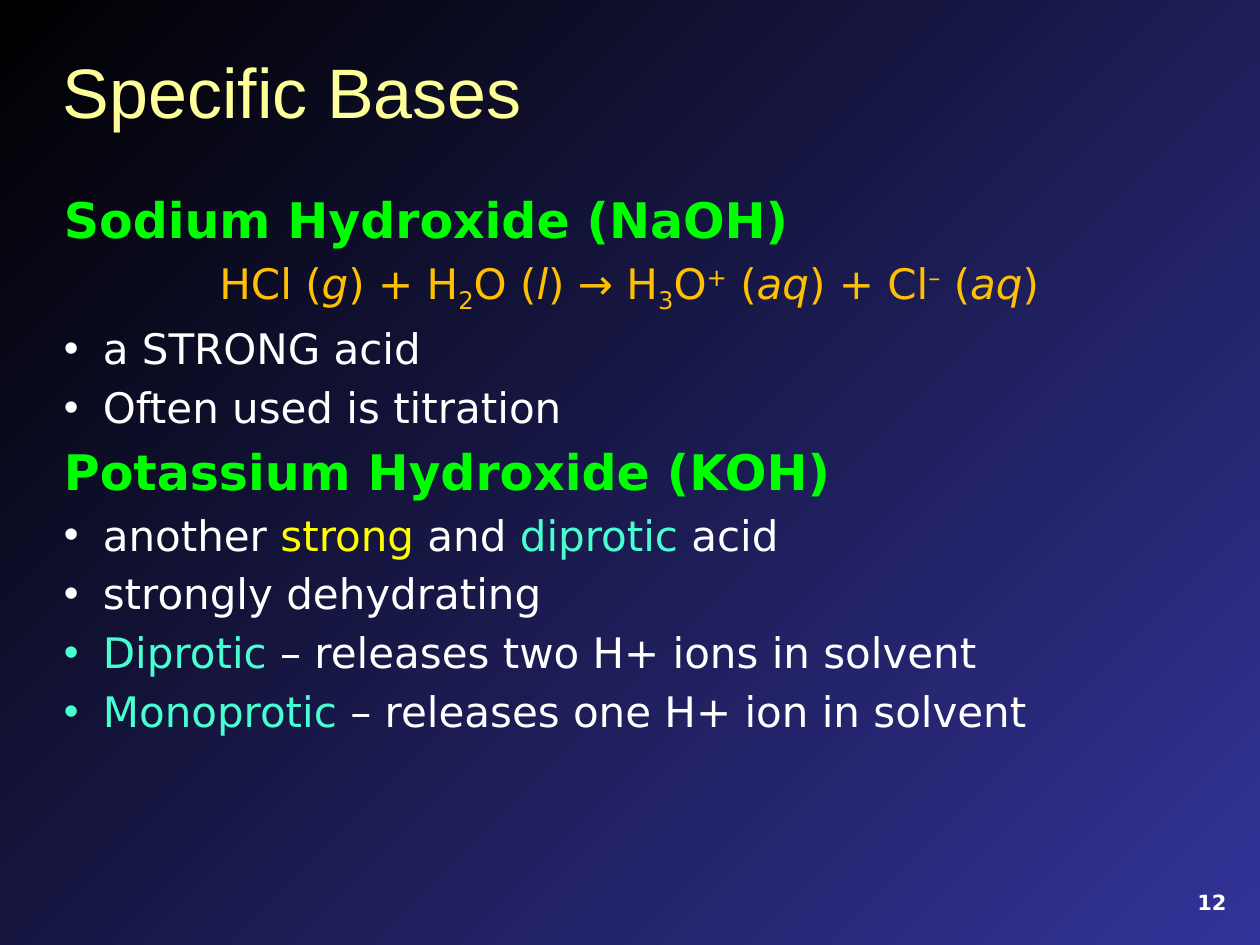
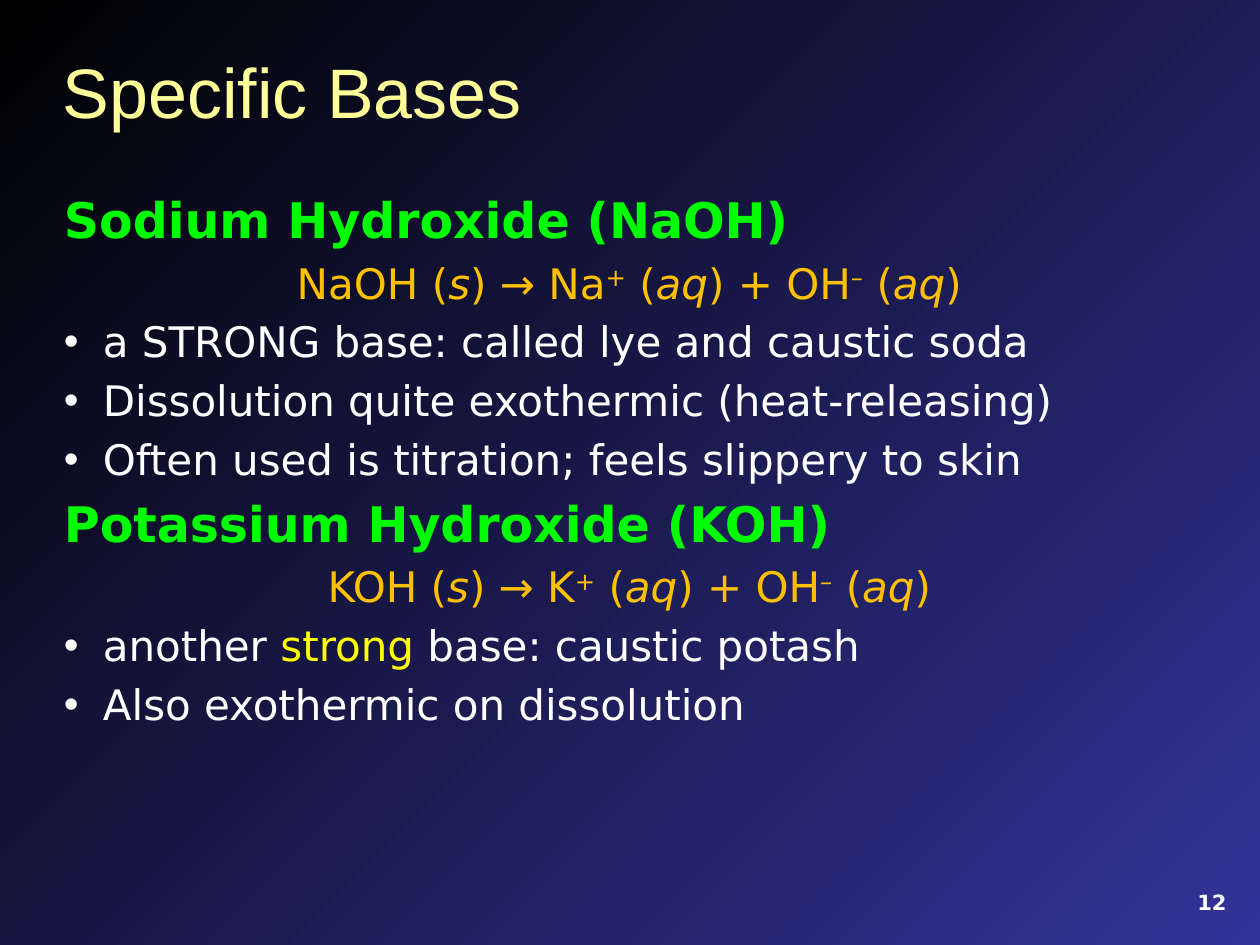
Before and after one commit to mavigozler/mavigozler.github.io, a slide deck: slide 12 of docs/Teaching/PPTX/FCC Chem 3A Chap 12 Content.pptx. Drawn at 1260x945 pixels with LibreOffice and Linux fonts; fonts in the diff are those of the drawing. Boxes give left, top, right and bottom in pixels: in the first picture for what was removed or moved away, otherwise in the second. Text is boxed around its words. In the diff, an @@ line names an element or a change of style, - is before the commit and + after.

```diff
--- a/docs/Teaching/PPTX/FCC Chem 3A Chap 12 Content.pptx
+++ b/docs/Teaching/PPTX/FCC Chem 3A Chap 12 Content.pptx
@@ text at box(103, 267, 1052, 484): text changed @@
-HCl (g) + H2O (l) → H3O+ (aq) + Cl– (aq)
-• a STRONG acid
-• Often used is titration
+NaOH (s) → Na+ (aq) + OH– (aq)
+• a STRONG base: called lye and caustic soda
+• Dissolution quite exothermic (heat-releasing)
+• Often used is titration; feels slippery to skin
@@ text at box(103, 570, 931, 721): text changed @@
-• another strong and diprotic acid
-• strongly dehydrating
-• Diprotic – releases two H+ ions in solvent
-• Monoprotic – releases one H+ ion in solvent
+KOH (s) → K+ (aq) + OH– (aq)
+• another strong base: caustic potash
+• Also exothermic on dissolution
```
Also in this commit, not shown: 2 other slides changed, 28 slides added, 2 slides removed, 8 other files.
